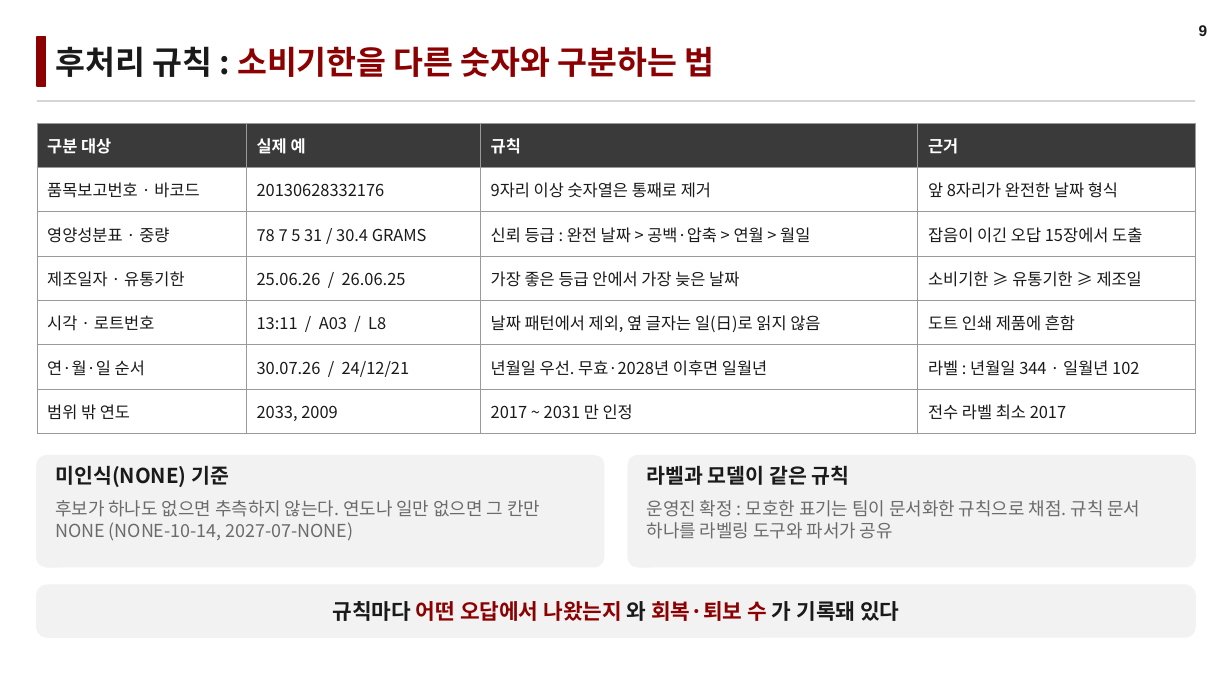
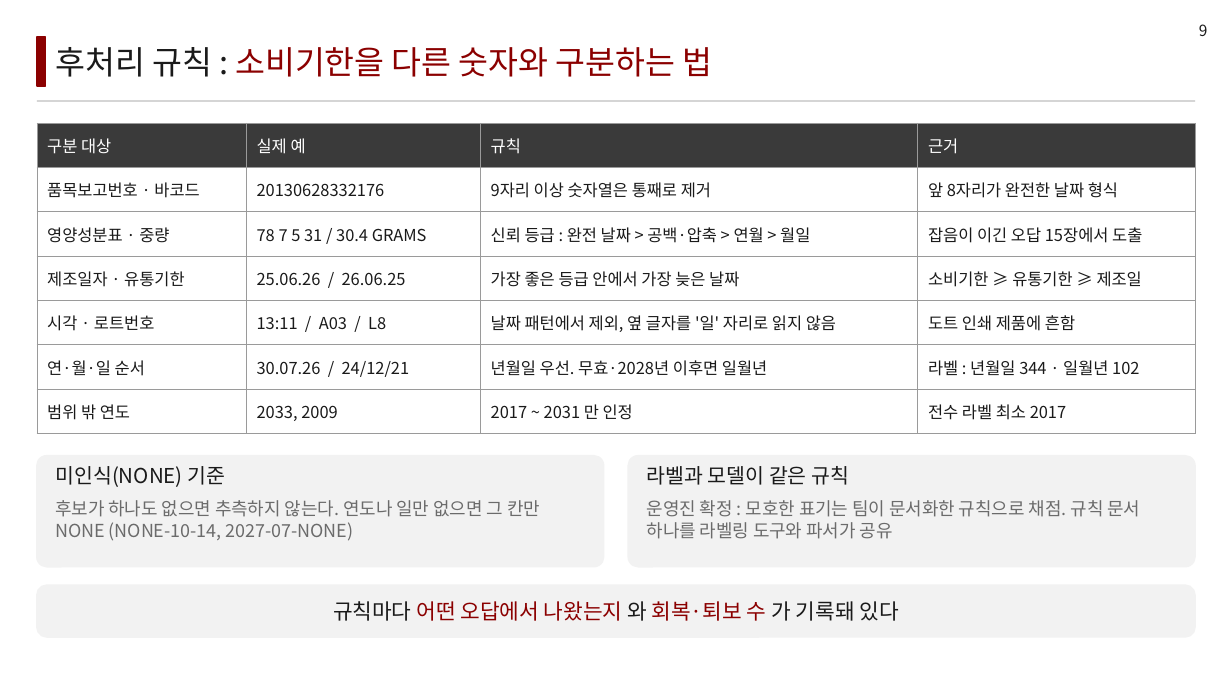
Before and after one commit to LEEbyeongchul/itda3-CODE-subway, a slide deck: slide 9 of 발표/[CODE]_서브웨이_본선발표.pptx. Drawn at 1232x693 pixels with LibreOffice and Linux fonts; fonts in the diff are those of the drawing. Boxes give left, top, right and bottom in pixels: in the first picture for what was removed or moved away, otherwise in the second. Text is boxed around its words. In the diff, an @@ line names an element or a change of style, - is before the commit and + after.

```diff
--- a/발표/[CODE]_서브웨이_본선발표.pptx
+++ b/발표/[CODE]_서브웨이_본선발표.pptx
@@ text "9" at [1199,24,1208,36]: font Arial to Noto Sans CJK KR, bold off @@
@@ table at [37,123,1195,434] @@
-row 5, column 3: 날짜 패턴에서 제외, 옆 글자는 일(日)로 읽지 않음
+row 5, column 3: 날짜 패턴에서 제외, 옆 글자를 '일' 자리로 읽지 않음
@@ bold off in "구분 대상", "실제 예", "규칙", "근거" @@
@@ bold off in 4 elements at [55,47,712,77], [55,466,226,487], [647,466,849,485], [333,601,899,621] @@
```
Also in this commit, not shown: 21 other slides changed, 3 other files.
